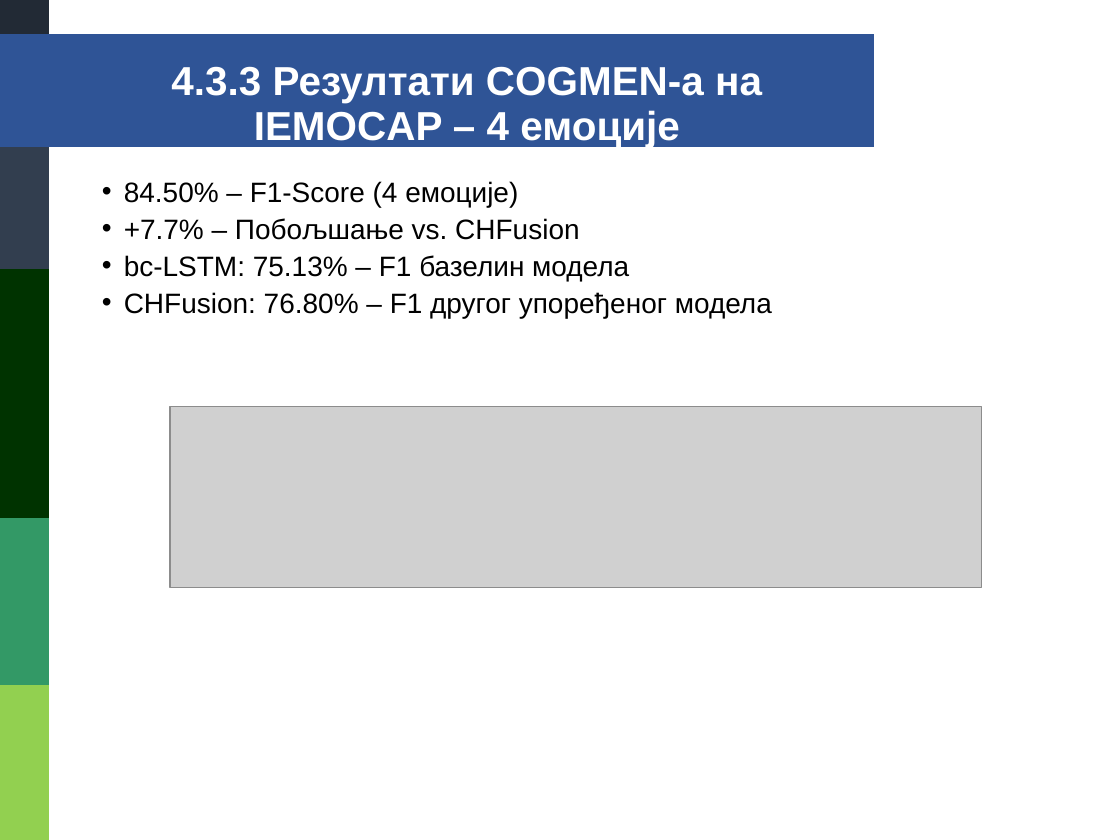
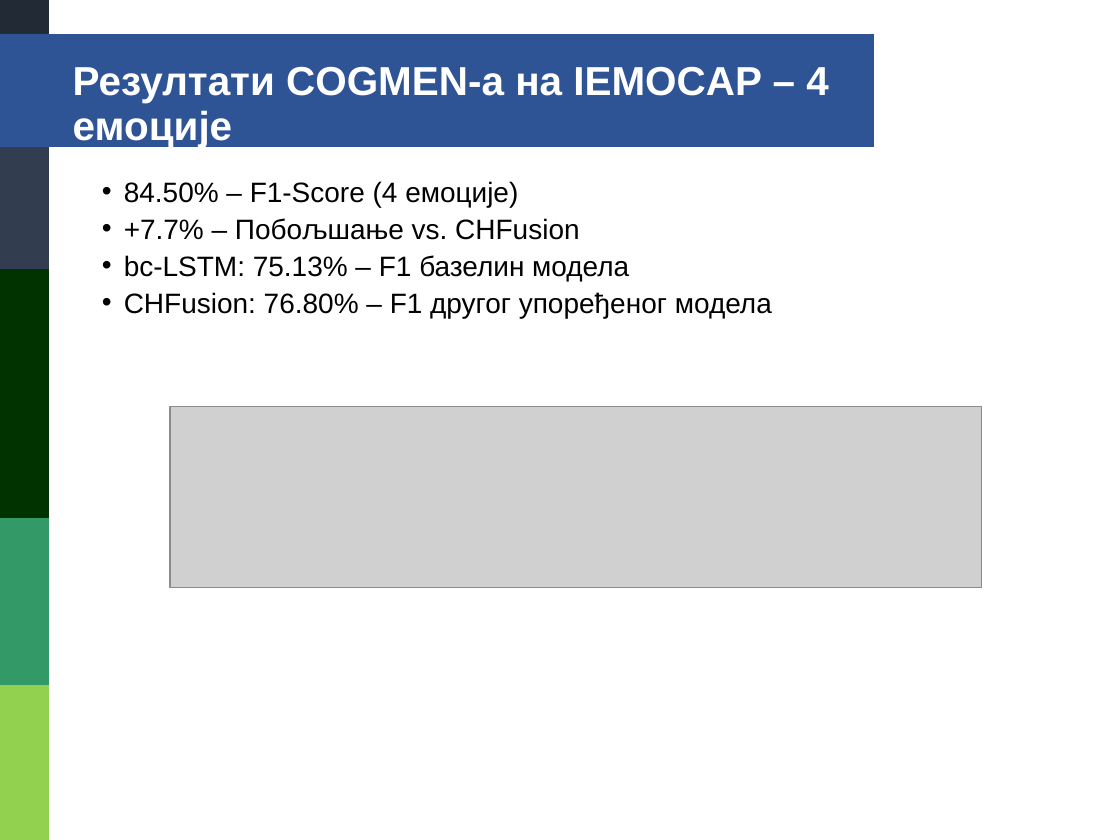
Before and after one commit to danilo-milosevic/ml-audio, a slide deck: slide 70 of drugi_deo/prezentacija/DaniloMilosevic1732.pptx (slide 67 before the commit). Drawn at 1120x840 pixels with LibreOffice and Linux fonts; fonts in the diff are those of the drawing; grey boxes stand for pictures. Boxes give left, top, right and bottom in pixels: in the first picture for what was removed or moved away, otherwise in the second. Text is boxed around its words. In the diff, an @@ line names an element or a change of style, - is before the commit and + after.

```diff
--- a/drugi_deo/prezentacija/DaniloMilosevic1732.pptx
+++ b/drugi_deo/prezentacija/DaniloMilosevic1732.pptx
@@ text at [73, 66, 828, 148]: text changed @@
-4.3.3 Резултати COGMEN-а на IEMOCAP – 4 емоције
+Резултати COGMEN-а на IEMOCAP – 4 емоције
```
Also in this commit, not shown: 53 other slides changed, 8 slides added, 2 slides removed.
